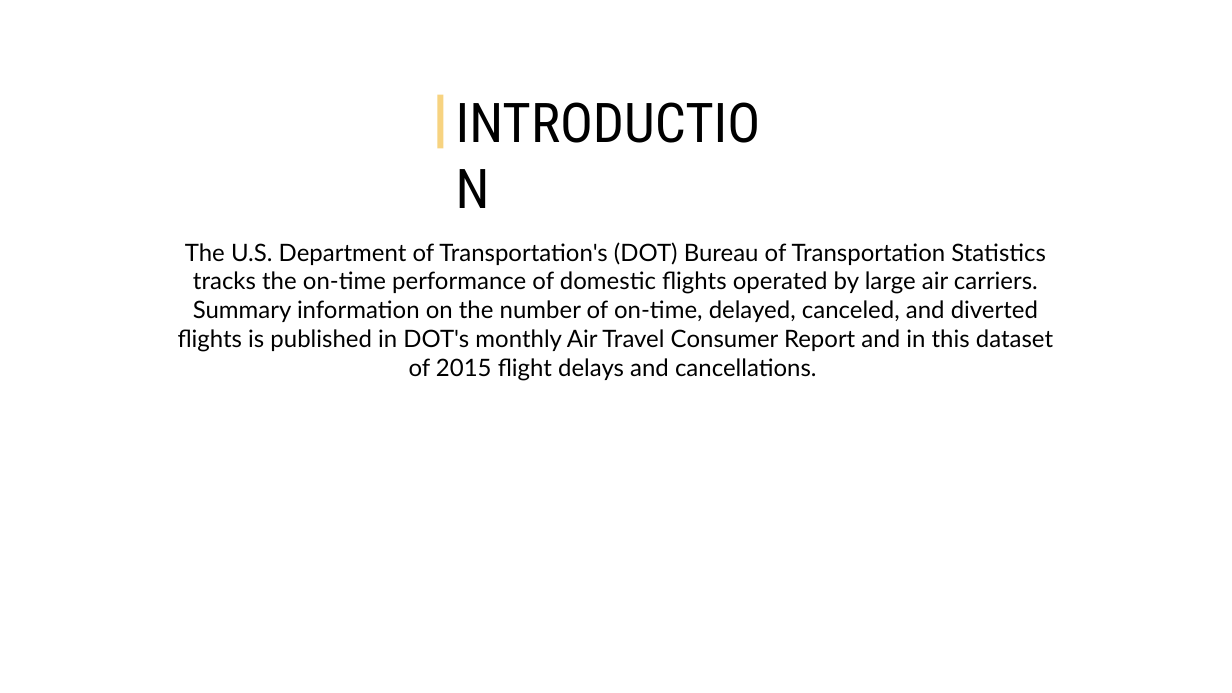
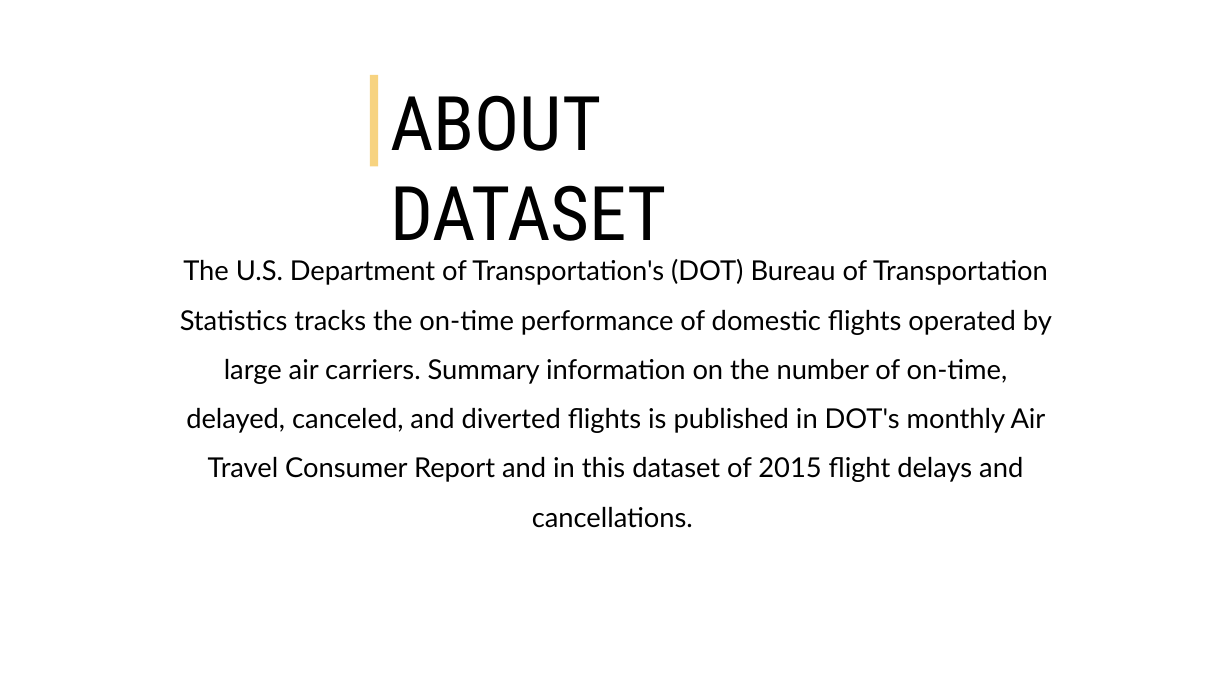
Before and after one commit to Yousef-Nasr/Flight-Cancellation-Classiffication, a slide deck: slide 4 of Flight Cancellation Presentation.pptx. Drawn at 1232x693 pixels with LibreOffice and Linux fonts; fonts in the diff are those of the drawing. Boxes give left, top, right and bottom in pixels: in the first picture for what was removed or moved away, otherwise in the second. Text is boxed around its words. In the diff, an @@ line names an element or a change of style, - is before the commit and + after.

```diff
--- a/Flight Cancellation Presentation.pptx
+++ b/Flight Cancellation Presentation.pptx
@@ rectangle: place and size @@
-rectangle at (437, 95, 444, 149)
+rectangle at (370, 75, 378, 166)
@@ text at (390, 95, 667, 241): text changed; size 32 to 44 pt @@
-INTRODUCTION
+ABOUT DATASET
@@ text "The U.S. Department of Transportation's ..." at (180, 259, 1052, 528): size 14 to 16 pt; line spacing 1 to 1.5 @@
```
Also in this commit, not shown: 2 slides added, 2 other files.
